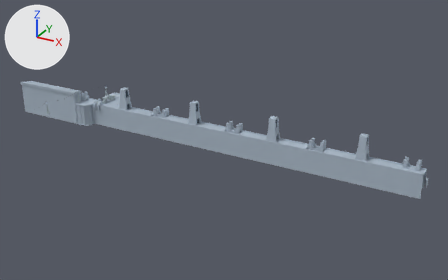
An edit to the FBX model Assets/Arts/Levels/Model/Lv3/Dam.fbx, drawn before and after from the same camera.
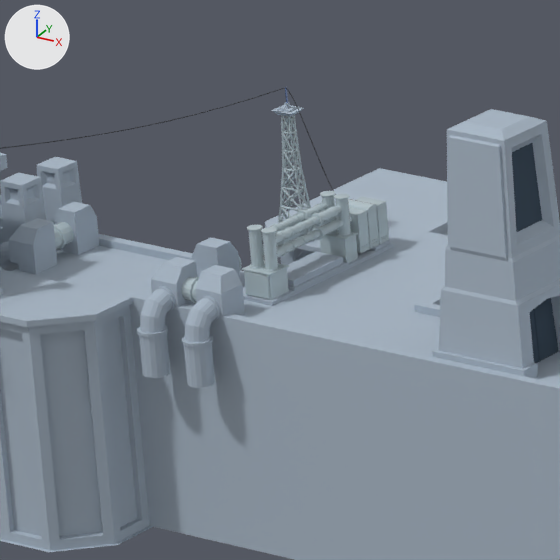
Each version is shown whole from a camera (50 mm lens) standing at (715.3, -492.0, 189.7) and looking at (503.8, -107.3, -2.6), then close up on the part from 18% to 29% of the width and 28% to 45% of the height. The axes (+X, +Y, +Z) are drawn at upper left. The lights are the same throughout. The first two pictures are the older version. Where no turn or scale is listed for an object, it has been applied to the vertices. Vertices at exactly the same position are counted once.

The first close-up shows '平面.060', '柱体.027', '立方体.100', '立方体.102', '立方体.108', '立方体.109', '立方体.115', '立方体.116', '立方体.117', '立方体.121', '立方体.134', '立方体.135' and 11 more.
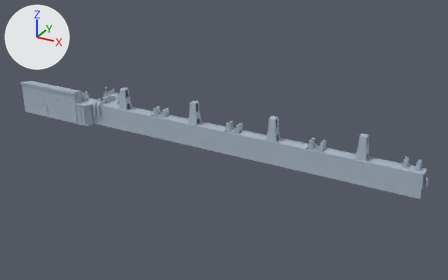
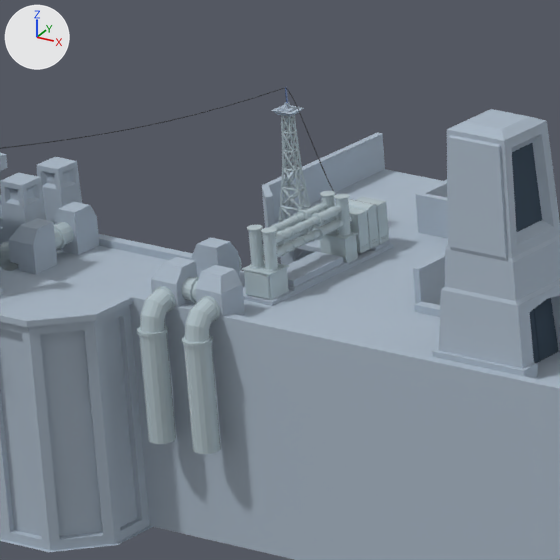
Location of each change, (x1, y1, x2, y2) in pixels of the close-ups (560 x 560 px; the box of a moved part takes in the faces that stretch with it):
'立方体.118', added: after (262, 133, 448, 304)
'立方体.115', reshaped (53% taller): before (182, 265, 245, 388); after (182, 265, 245, 454)
'立方体.116', reshaped (54% taller): before (137, 257, 198, 378); after (137, 257, 198, 444)
part 1 of me_立方体_073, moved or reshaped: before (139, 333, 215, 388); after (139, 333, 221, 454)

Patch to the scene script:
```diff
--- a/Assets/Arts/Levels/Model/Lv3/Dam.fbx.py
+++ b/Assets/Arts/Levels/Model/Lv3/Dam.fbx.py
@@ me_立方体_073 @@
 # used by ob_立方体_115; location = (383.0, -107.95, 4.64)
-me_立方体_073.from_pydata(...)  # 175 vertices, 154 faces; spans x -1.22..1.22, y -2.8..2.42, z -4.92..2.87
+me_立方体_073.from_pydata(...)  # 175 vertices, 154 faces; spans x -1.22..1.22, y -2.8..2.42, z -10.19..2.87
+# me_立方体_073 part 1: all 16 vertices in x -1.01..1.01, y -2.67..-0.65, z -4.92 are moved by (0.0, 0.0, -5.28)
 me_立方体_073.materials.append(mat_mt_concrete)
@@ me_立方体_142 @@
+me_立方体_142.from_pydata(...)  # 44 vertices, 40 faces; spans x -6.2..16.2, y -18.8..4.9, z 1.0..4.1
+me_立方体_142.materials.append(mat_mt_concrete)  # light grey #a9b7c6
@@ ob_立方体_118 @@
+ob_立方体_118 = bpy.data.objects.new('立方体.118', me_立方体_142)
+ob_立方体_118.location = (378.81, -79.48, 3.07)
```
